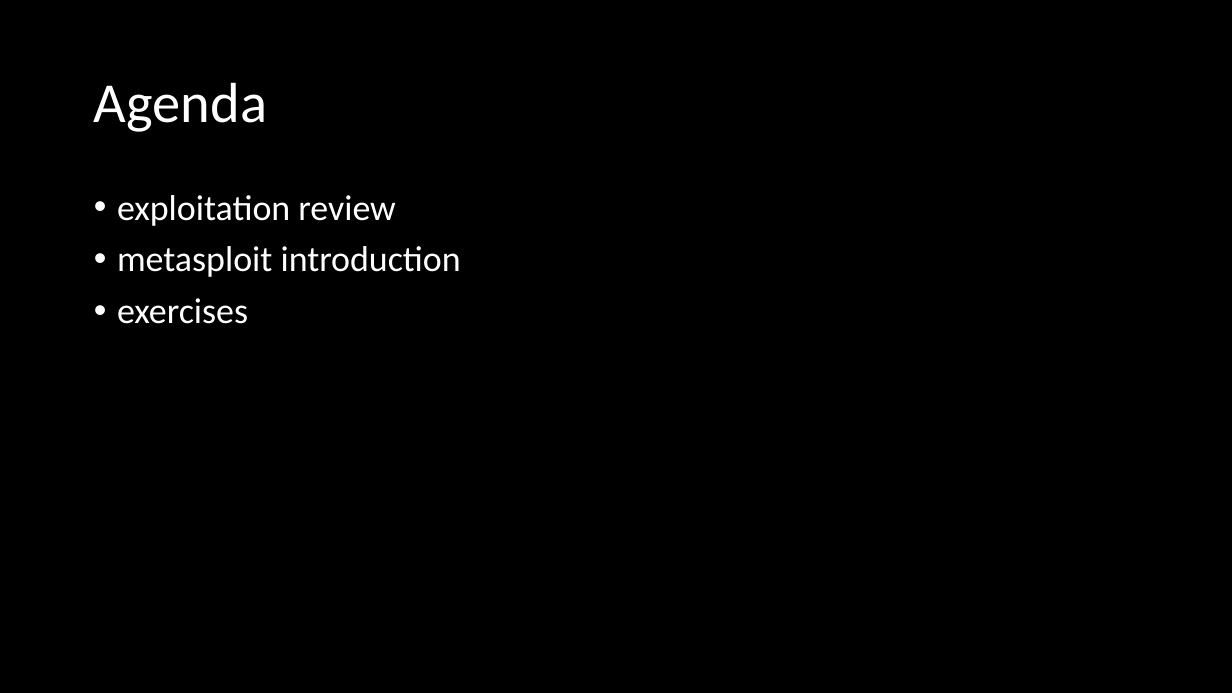
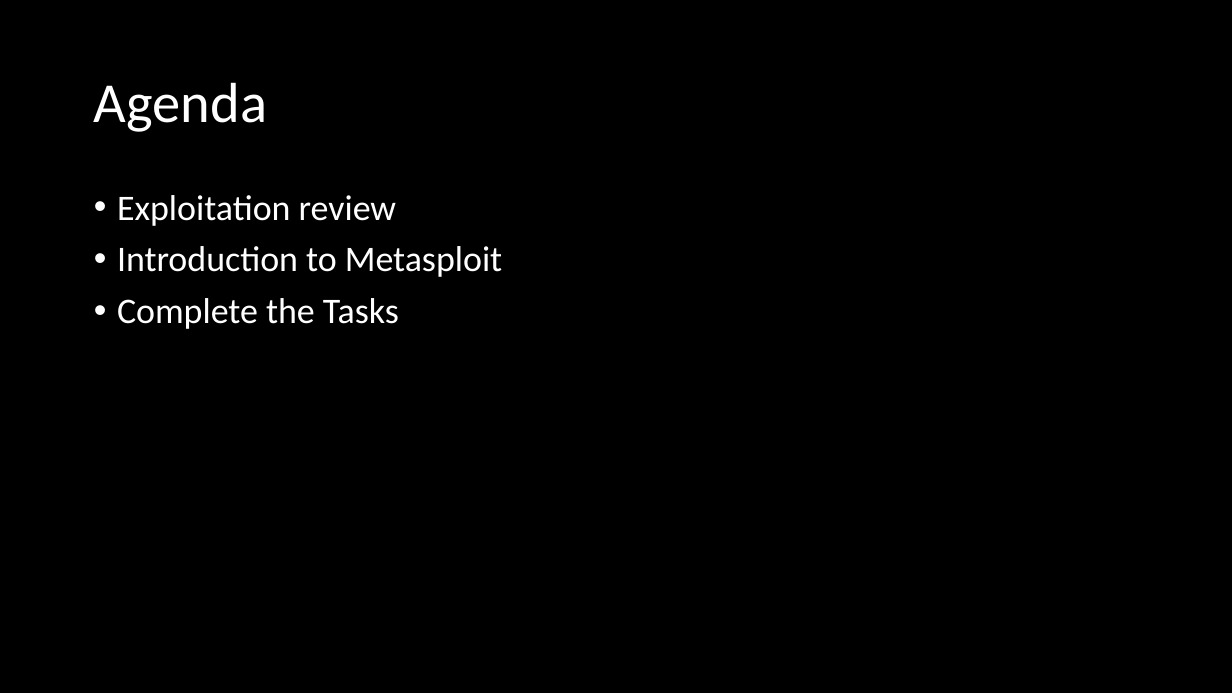
Before and after one commit to umisc/workshops, a slide deck: slide 2 of Workshop_5/workshop_misc.pptx. Drawn at 1232x693 pixels with LibreOffice and Linux fonts; fonts in the diff are those of the drawing. Boxes give left, top, right and bottom in pixels: in the first picture for what was removed or moved away, otherwise in the second. Text is boxed around its words. In the diff, an @@ line names an element or a change of style, - is before the commit and + after.

```diff
--- a/Workshop_5/workshop_misc.pptx
+++ b/Workshop_5/workshop_misc.pptx
@@ text at bbox=[117, 195, 502, 329]: text changed @@
-• exploitation review
-• metasploit introduction
-• exercises
+• Exploitation review
+• Introduction to Metasploit
+• Complete the Tasks
```
Also in this commit, not shown: 6 other slides changed, 1 slide added, 1 slide removed.
